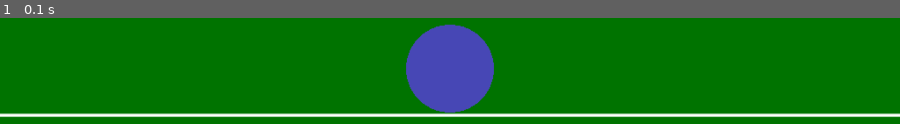
Above: before the commit, frame 1.
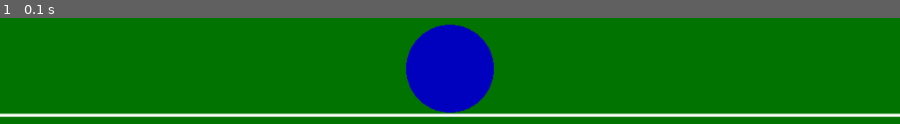
Above: after the commit, the same moment.

Repository: matthop88/sonicDestinationGame
Game: LÖVE game, started from game/main.lua
Two runs of this game, one before a commit and one after it. Both use one fixed random seed, a clock stepped at 60 frames per second and the inputs below.
Inputs:
- Up to frame 1 (0.1 s): no input

The runs differ from the first frame. In frame 1, 6.4% of the frame differs, in the area x 45-55%, y 6-90%.

Commit message:
Made Sonic's color more generic

Diff:
--- a/game/main.lua
+++ b/game/main.lua
@@ -42,7 +42,7 @@
 
 	-- Draw Sonic:
 	-- (A placeholder for now; a filled circle with Sonic blue, sitting on the white line)
-	love.graphics.setColor(0.28, 0.28, 0.71)
+	love.graphics.setColor(0, 0, 0.75)
     love.graphics.circle("fill", 512, 523, 50, 50)
 end
 
